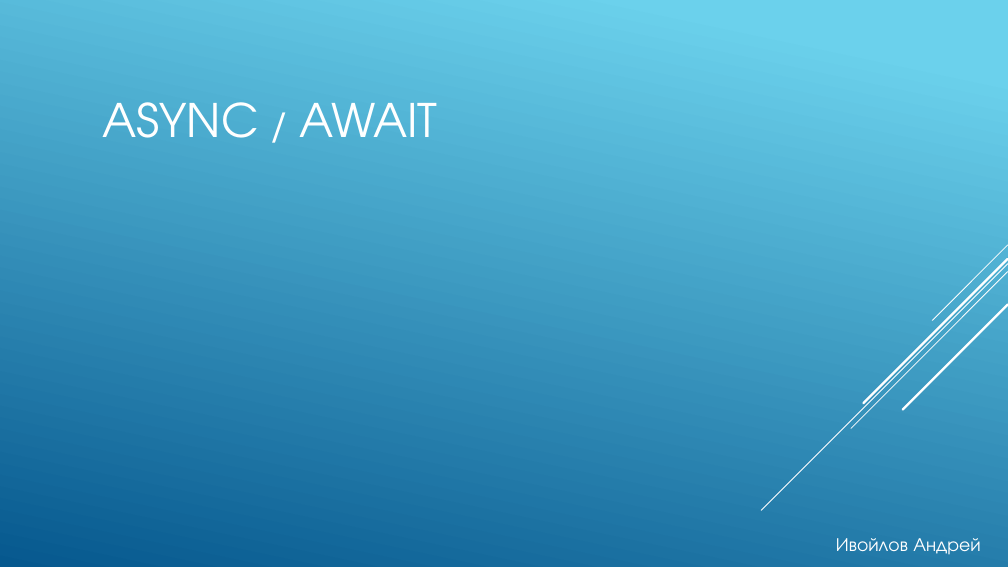
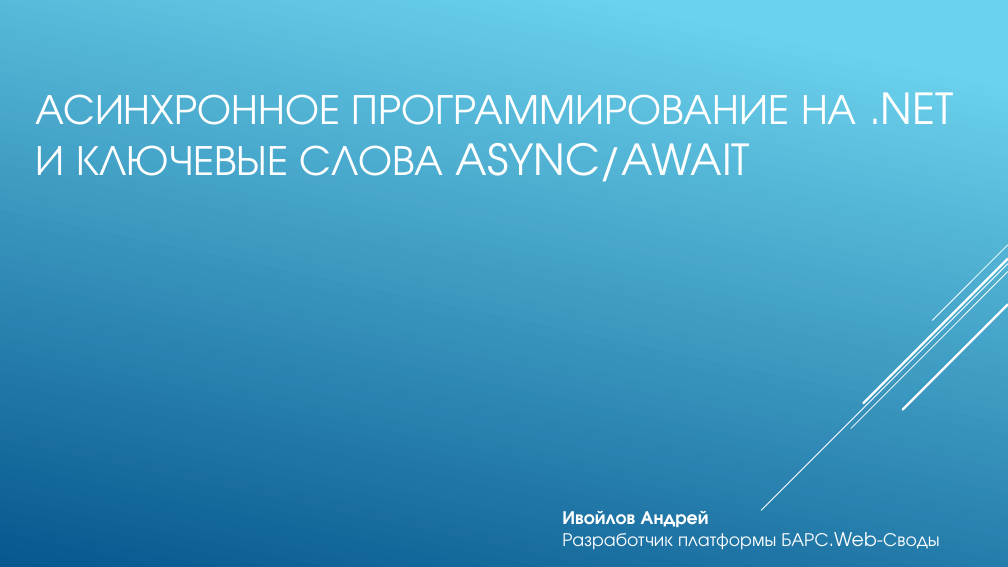
Before and after one commit to enragez/learning_async_await, a slide deck: slide 1 of presentation.pptx. Drawn at 1008x567 pixels with LibreOffice and Linux fonts; fonts in the diff are those of the drawing. Boxes give left, top, right and bottom in pixels: in the first picture for what was removed or moved away, otherwise in the second. Text is boxed around its words. In the diff, an @@ line names an element or a change of style, - is before the commit and + after.

Commit message:
updated presentation

```diff
--- a/presentation.pptx
+++ b/presentation.pptx
@@ text at <box>35,92,954,182</box>: text changed; size 44 to 40.7 pt @@
-ASYNC / AWAIT
+АСИНХРОННОЕ ПРОГРАММИРОВАНИЕ НА .NET И КЛЮЧЕВЫЕ СЛОВА ASYNC/AWAIT
@@ text at <box>562,511,940,550</box>: text changed @@
-Ивойлов Андрей
+Ивойлов Андрей
+Разработчик платформы БАРС.Web-Своды
```
Also in this commit, not shown: 2 slides added.
